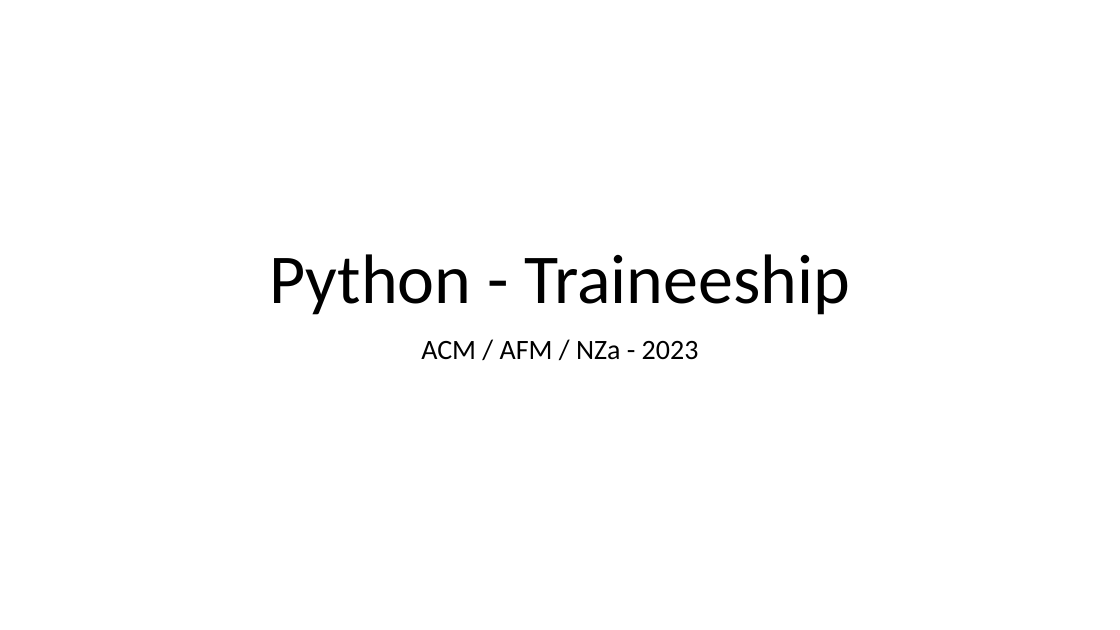
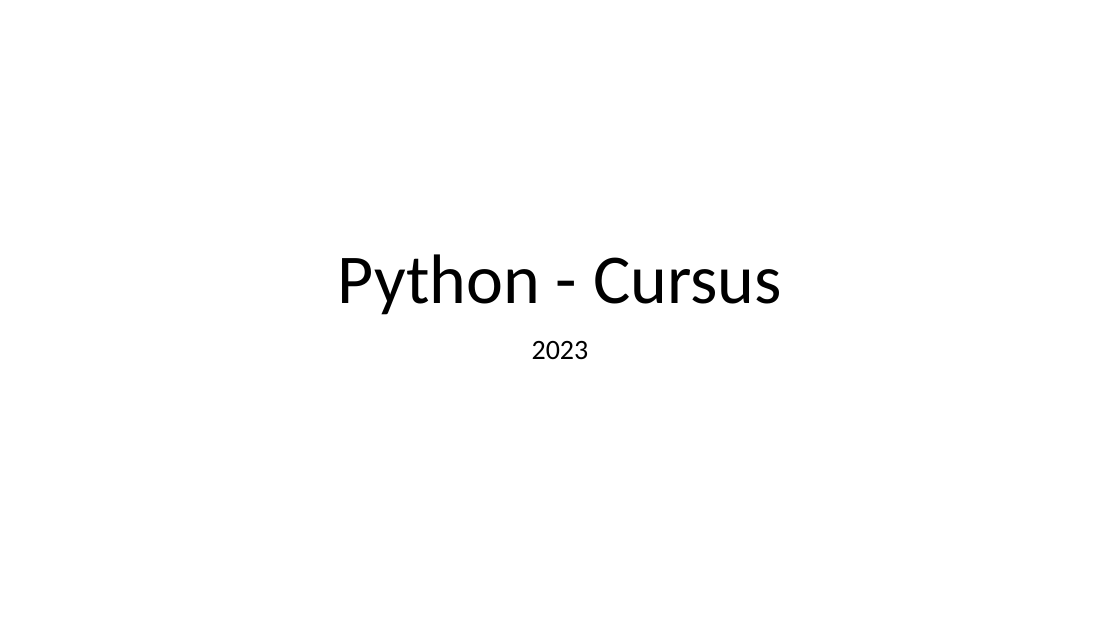
Before and after one commit to LFKoning/knowledge-sharing, a slide deck: slide 1 of python_trainees/1_basics_classes/python_traineeship_1.pptx. Drawn at 1120x630 pixels with LibreOffice and Linux fonts; fonts in the diff are those of the drawing. Boxes give left, top, right and bottom in pixels: in the first picture for what was removed or moved away, otherwise in the second. Text is boxed around its words. In the diff, an @@ line names an element or a change of style, - is before the commit and + after.

Commit message:
Update python trainees part 1

```diff
--- a/python_trainees/1_basics_classes/python_traineeship_1.pptx
+++ b/python_trainees/1_basics_classes/python_traineeship_1.pptx
@@ title at (338, 254, 782, 315): text changed @@
-Python - Traineeship
+Python - Cursus
@@ subtitle at (532, 341, 589, 360): text changed @@
-ACM / AFM / NZa - 2023
+2023
```
Also in this commit, not shown: 10 other slides changed, 2 other files.
